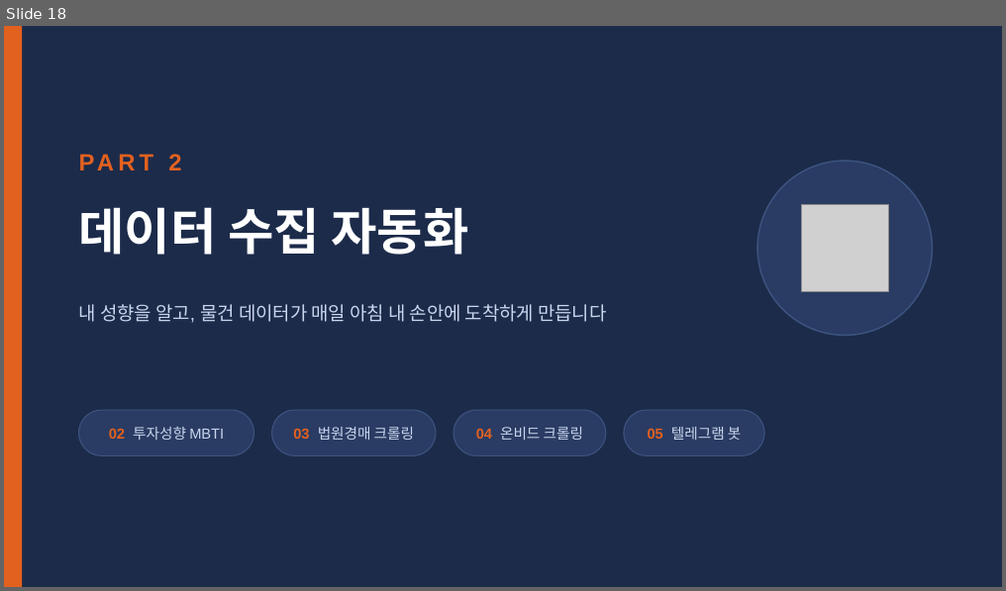
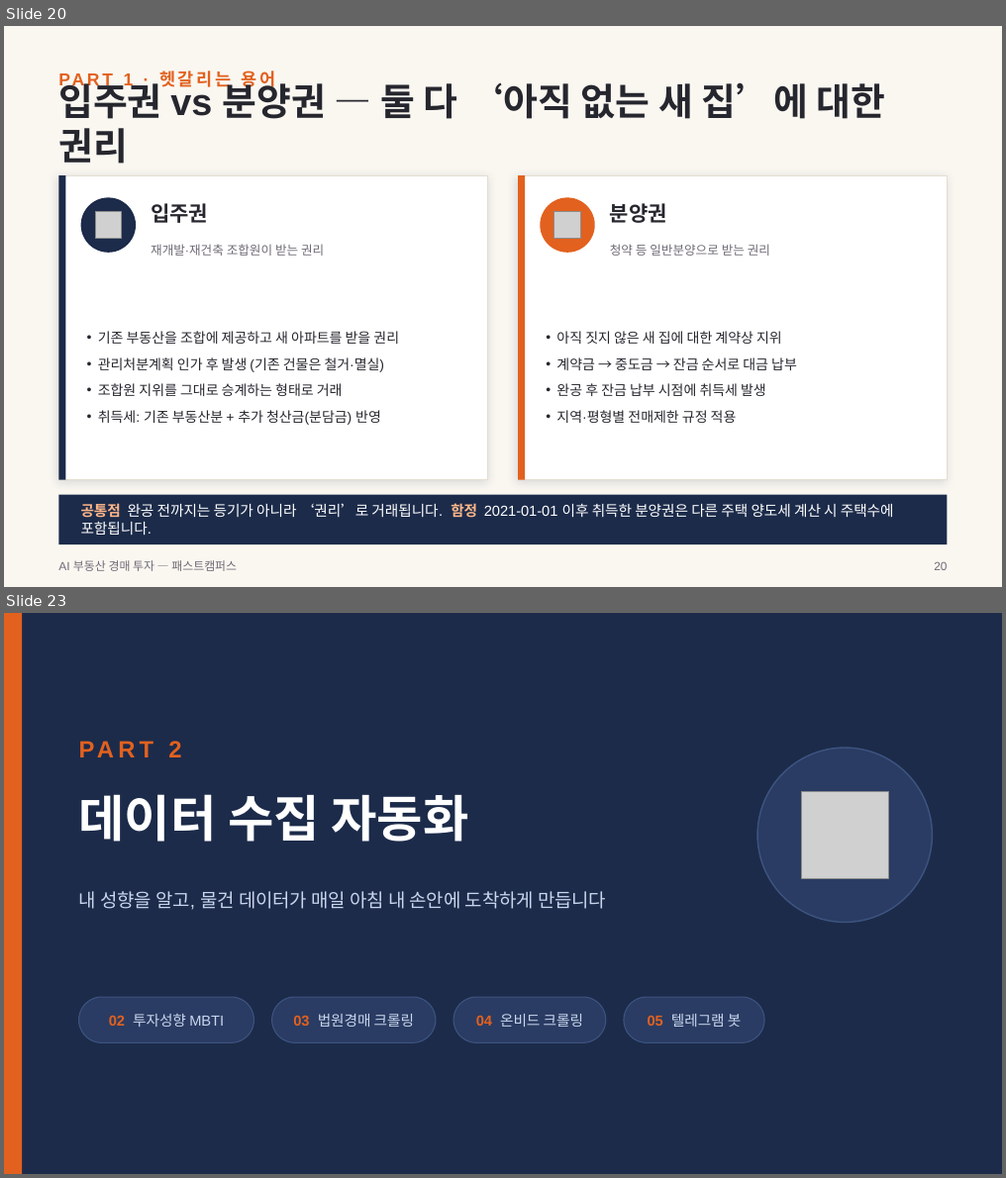
Before and after one commit to earthskyisbig/auction-crwal0629, a slide deck: docs/slides/AI부동산경매투자_강의슬라이드.pptx. Shown one above the other, each under a label of ours: slide 18 before the commit, slides 20 and 23 after it; the slides between them are not shown. The pictures are 1006x591 and 1006x1178 pixels, drawn with LibreOffice and Linux fonts; fonts in the diff are those of the drawing; grey boxes stand for pictures. Boxes give left, top, right and bottom in pixels: in the first picture for what was removed or moved away, otherwise in the second. Text is boxed around its words. In the diff, an @@ line names an element or a change of style, - is before the commit and + after.

```diff
--- a/docs/slides/AI부동산경매투자_강의슬라이드.pptx
+++ b/docs/slides/AI부동산경매투자_강의슬라이드.pptx
@@ slide 20 added at bbox=[4, 26, 1002, 587], background #FAF7F1 @@
@@ text added at bbox=[58, 76, 885, 164], 27 pt, text #26262E, bold @@
+입주권 vs 분양권 — 둘 다 ‘아직 없는 새 집’에 대한 권리
@@ text added at bbox=[124, 68, 275, 90], 12.5 pt, text #E2611F, bold @@
+PART 1 · 헷갈리는 용어
@@ rectangle added at bbox=[58, 175, 488, 480], fill #FFFFFF, outline #E5DDD0 0.75 pt @@
@@ rectangle added at bbox=[58, 175, 65, 480], fill #1C2B4A @@
@@ ellipse added at bbox=[81, 197, 136, 253], fill #1C2B4A @@
@@ text added at bbox=[151, 203, 208, 223], 15 pt, text #26262E, bold @@
+입주권
@@ rectangle added at bbox=[518, 175, 947, 480], fill #FFFFFF, outline #E5DDD0 0.75 pt @@
@@ rectangle added at bbox=[518, 175, 525, 480], fill #E2611F @@
@@ ellipse added at bbox=[540, 197, 595, 253], fill #E2611F @@
@@ text added at bbox=[610, 203, 667, 223], 15 pt, text #26262E, bold @@
+분양권
@@ picture added at bbox=[95, 211, 121, 238] @@
@@ picture added at bbox=[553, 211, 580, 238] @@
@@ text added at bbox=[151, 244, 324, 256], 9 pt, text #6E6A75 @@
+재개발·재건축 조합원이 받는 권리
@@ text added at bbox=[610, 244, 770, 256], 9 pt, text #6E6A75 @@
+청약 등 일반분양으로 받는 권리
@@ text added at bbox=[98, 331, 399, 425], 10 pt, text #26262E @@
+• 기존 부동산을 조합에 제공하고 새 아파트를 받을 권리
+• 관리처분계획 인가 후 발생 (기존 건물은 철거·멸실)
+• 조합원 지위를 그대로 승계하는 형태로 거래
+• 취득세: 기존 부동산분 + 추가 청산금(분담금) 반영
@@ text added at bbox=[556, 331, 797, 423], 10 pt, text #26262E @@
+• 아직 짓지 않은 새 집에 대한 계약상 지위
+• 계약금 → 중도금 → 잔금 순서로 대금 납부
+• 완공 후 잔금 납부 시점에 취득세 발생
+• 지역·평형별 전매제한 규정 적용
@@ rectangle added at bbox=[58, 495, 947, 545], fill #1C2B4A @@
@@ text added at bbox=[81, 503, 894, 535], 10.5 pt, text #FFFFFF @@
+공통점 완공 전까지는 등기가 아니라 ‘권리’로 거래됩니다. 함정 2021-01-01 이후 취득한 분양권은 다른 주택 양도세 계산 시 주택수에 포함됩니다.
@@ text added at bbox=[58, 561, 237, 571], 8.5 pt, text #6E6A75 @@
+AI 부동산 경매 투자 — 패스트캠퍼스
@@ text added at bbox=[934, 563, 946, 570], 8.5 pt, text #6E6A75 @@
+20
@@ what was slide 18 is now slide 23 @@
```
Also in this commit, not shown: 12 slides changed, 4 other slides added, 1 other file.
